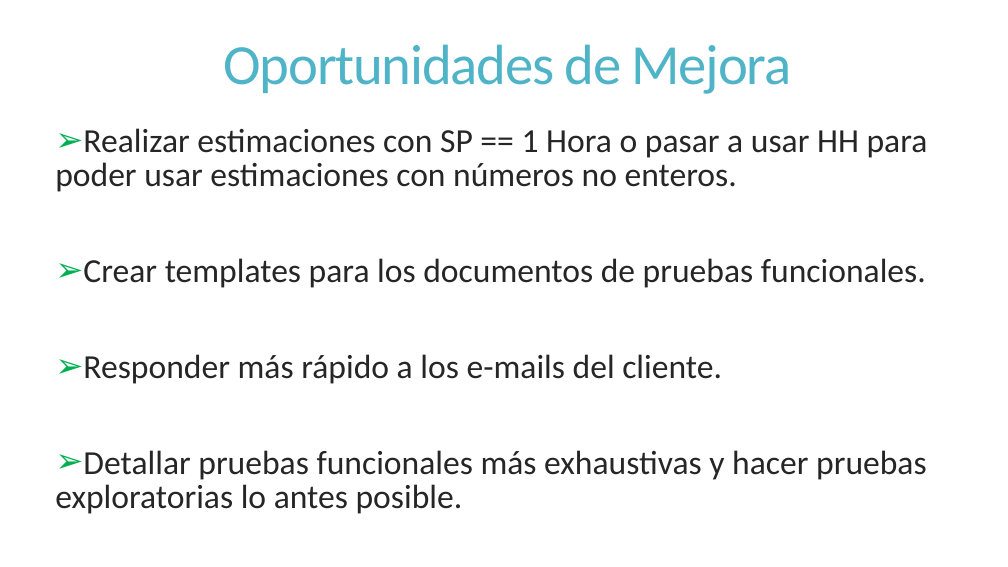
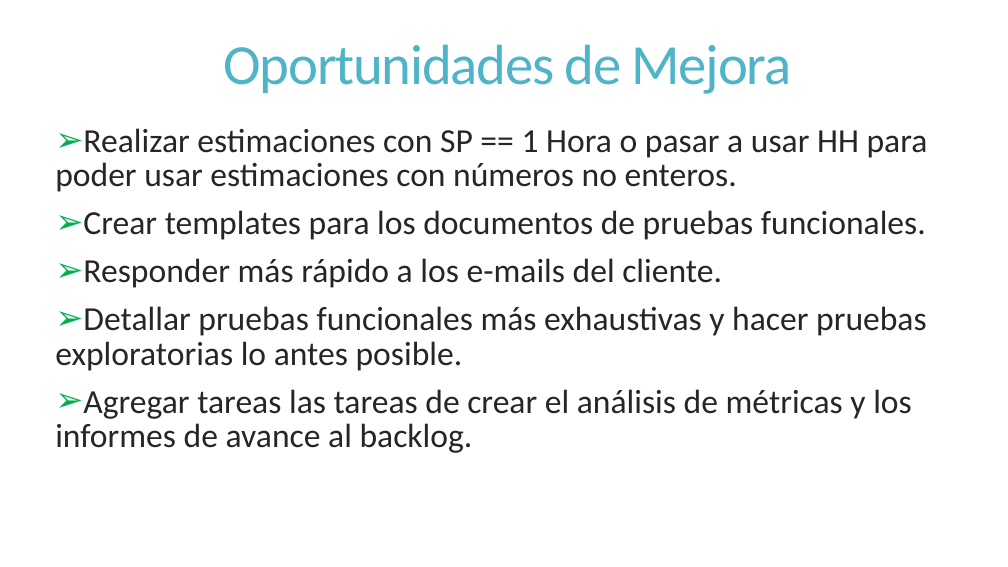
Before and after one commit to dschenkelman/a-malazan-wolvering, a slide deck: slide 20 of docs/Reuniones/Sprint 3/Reunion Formal 20131021/Reunion Formal.pptx. Drawn at 1008x567 pixels with LibreOffice and Linux fonts; fonts in the diff are those of the drawing. Boxes give left, top, right and bottom in pixels: in the first picture for what was removed or moved away, otherwise in the second. Text is boxed around its words. In the diff, an @@ line names an element or a change of style, - is before the commit and + after.

Commit message:
More improvements opportunities

```diff
--- a/docs/Reuniones/Sprint 3/Reunion Formal 20131021/Reunion Formal.pptx
+++ b/docs/Reuniones/Sprint 3/Reunion Formal 20131021/Reunion Formal.pptx
@@ text at bbox=[55, 389, 912, 453]: paragraph added @@
+➢ Agregar tareas las tareas de crear el análisis de métricas y los informes de avance al backlog.
```
